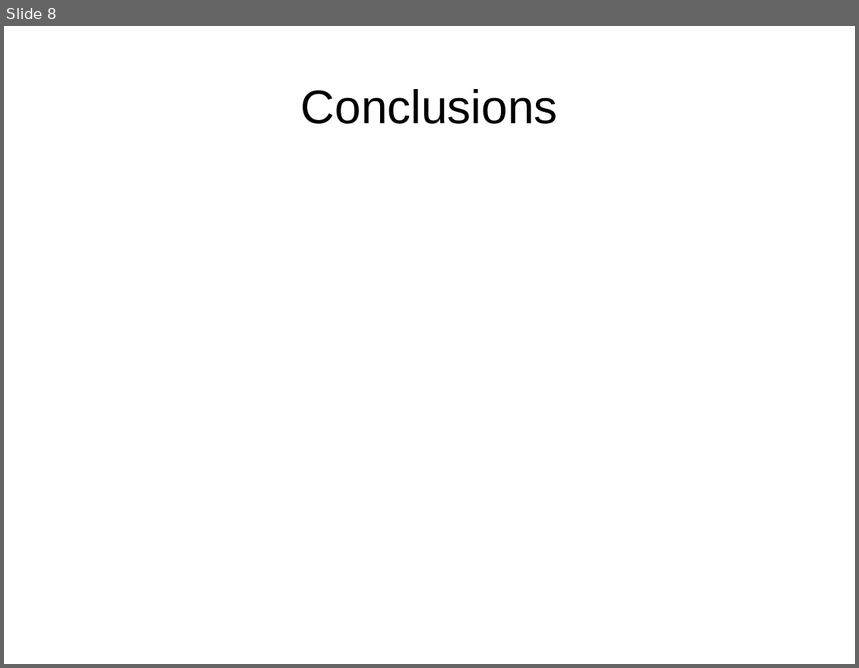
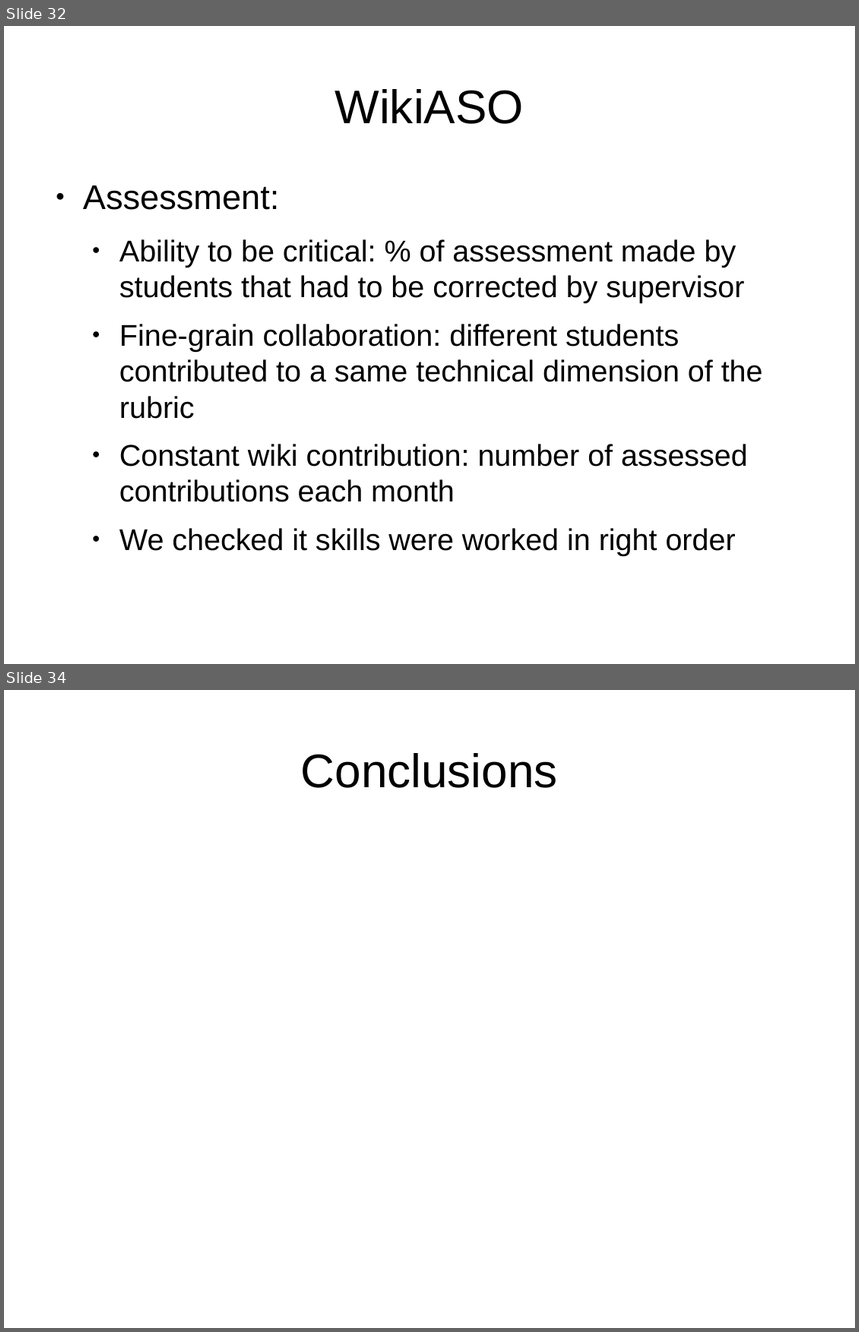
Before and after one commit to DrPantera/wikis4education, a slide deck: brunel-2014/wiki-assessment.odp. Shown one above the other, each under a label of ours: slide 8 before the commit, slides 32 and 34 after it; the slides between them are not shown. The pictures are 859x668 and 859x1332 pixels, drawn with LibreOffice and Linux fonts; fonts in the diff are those of the drawing. Boxes give left, top, right and bottom in pixels: in the first picture for what was removed or moved away, otherwise in the second. Text is boxed around its words. In the diff, an @@ line names an element or a change of style, - is before the commit and + after.

```diff
--- a/brunel-2014/wiki-assessment.odp
+++ b/brunel-2014/wiki-assessment.odp
@@ slide 32 added at bbox=[4, 26, 855, 664], background #FFFFFF @@
@@ title added at bbox=[335, 89, 524, 124], 44 pt, text #000000 @@
+WikiASO
@@ text added at bbox=[83, 186, 763, 556], 28 pt, text #000000 @@
+● Assessment:
+  ● Ability to be critical: % of assessment made by students that had to be corrected by supervisor
+  ● Fine-grain collaboration: different students contributed to a same technical dimension of the rubric
+  ● Constant wiki contribution: number of assessed contributions each month
+  ● We checked it skills were worked in right order
@@ what was slide 8 is now slide 34 @@
```
Also in this commit, not shown: 3 slides changed, 30 other slides added, 5 slides removed.
